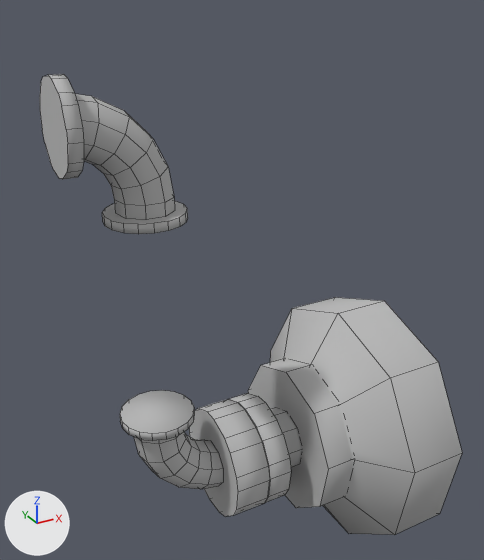
Two versions of the Blender file Assets/homestead/models/misc/valves.blend, one commit apart.
Before and after are seen from a camera (50 mm lens) standing at (-1.045, -1.625, 1.449) and looking at (-0.121, 0.055, 0.609). Lighting does not change. The marker at lower left points along +X, +Y and +Z. Mesh edges are drawn as thin lines.

Names of what the first picture shows: 'horizontalToVertical', 'methane_valve', 'verticalToHorizontal'.
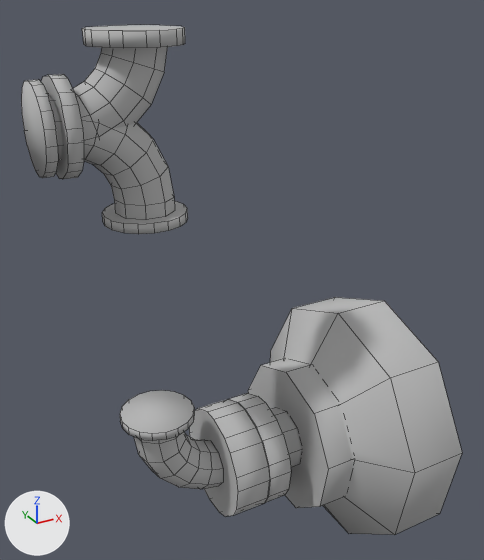
Where the newer file only moved an object's origin or applied its transform, the numbers keep the older frame.

Changed parts and their boxes (x1, y1, x2, y2) in the pictures (484 x 560 px):
'verticalToHorizontal.001', added
    after: (21, 25, 185, 178)

Patch to the scene script:
```diff
--- a/Assets/homestead/models/misc/valves.blend.py
+++ b/Assets/homestead/models/misc/valves.blend.py
@@ me_cylinder_000 @@
+me_cylinder_000.from_pydata(...)  # 135 vertices, 94 faces; spans x -0.264..0.122, y -0.121..0.119, z -0.113..0.218
+me_cylinder_000.materials.append(mat_metal_1)  # its picture is missing
@@ ob_verticaltohorizontal_001 @@
+ob_verticaltohorizontal_001 = bpy.data.objects.new('verticalToHorizontal.001', me_cylinder_000)
+ob_verticaltohorizontal_001.location = (-0.445, 0.0, 1.138)
```
